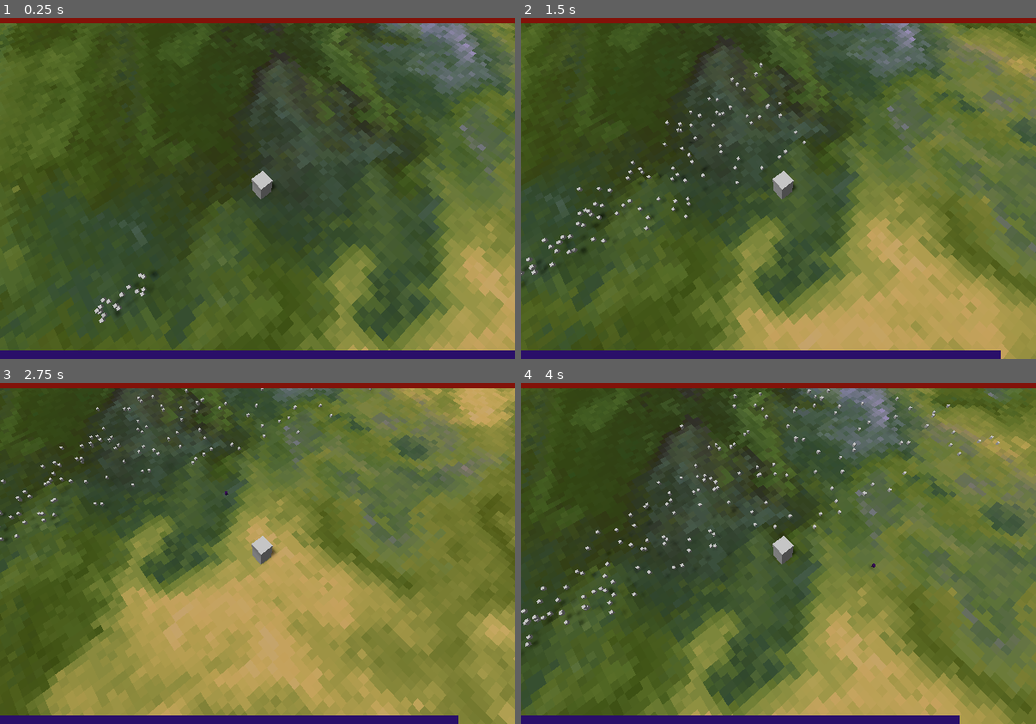
Above: before the commit, frames 1-4 (two rows, left to right).
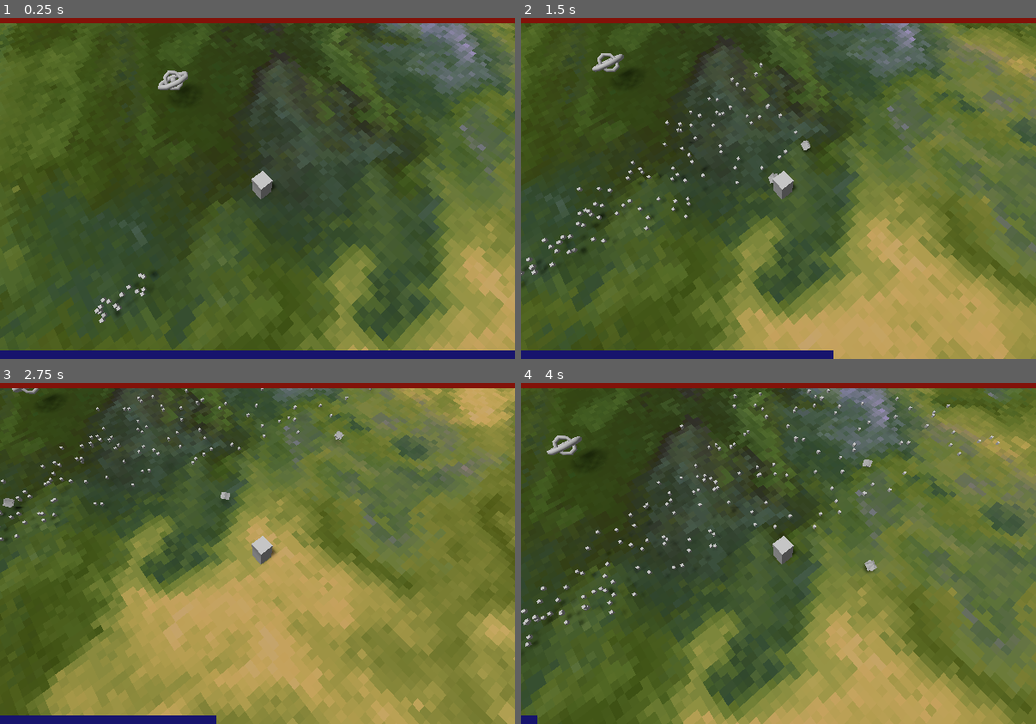
Above: after the commit, the same moments.

Repository: DominicSimone/particle-wizard
Game: Godot game, scene res://main.tscn
Two runs of this game, one before a commit and one after it. Both use one fixed random seed, a clock stepped at 60 frames per second and the inputs below.
Inputs (mouse positions are in pixels of both pictures, inside the frame that each line leads up to):
- Up to frame 1 (0.25 s): no input
- Up to frame 2 (1.5 s): move the mouse to (891, 171) at 0.52 s; hold D (move_right) 0.53-1.28 s; click (891, 171) at 0.67 s; move the mouse to (675, 205) at 1.27 s; hold S (move_backward) from 1.28 s (still down); click (675, 205) at 1.42 s
- Up to frame 3 (2.75 s): move the mouse to (309, 475) at 2.02 s; release S (move_backward) at 2.03 s; hold D (move_right) from 2.03 s (still down); click (309, 475) at 2.17 s
- Up to frame 4 (4 s): move the mouse to (752, 621) at 2.77 s; release D (move_right) at 2.78 s; hold W (move_forward) 2.78-3.53 s; click (752, 621) at 2.92 s; move the mouse to (933, 604) at 3.52 s; hold A (move_left) from 3.53 s (still down); click (933, 604) at 3.67 s

The runs differ from the first frame. In frame 1, 0.3% of the frame differs, in the area x 30-37%, y 15-23%; in frame 2, 1.1%; in frame 3, 1.4%; in frame 4, 2.4%, in the area x 3-86%, y 15-100%.

Commit message:
Basic player projectile, enemy look, low mana animation

Diff:
--- /dev/null
+++ b/MainUI.gd
@@ -0,0 +1,15 @@
+extends Control
+
+onready var mana_anim: AnimationPlayer = get_node("Mana/AnimationPlayer")
+onready var health_bar: ProgressBar = get_node("Health")
+onready var mana_bar: ProgressBar = get_node("Mana")
+
+func set_mana(v: float):
+	mana_bar.value = v
+
+func set_health(v: float):
+	health_bar.value = v
+
+func not_enough_mana():
+	mana_anim.seek(0)
+	mana_anim.play("Low_Mana")
--- /dev/null
+++ b/PlayerShot.tscn
@@ -0,0 +1,85 @@
+[gd_scene load_steps=5 format=2]
+
+[ext_resource path="res://scripts/PlayerShot.gd" type="Script" id=1]
+
+[sub_resource type="SphereShape" id=33]
+radius = 0.436799
+
+[sub_resource type="Animation" id=34]
+length = 0.001
+tracks/0/type = "value"
+tracks/0/path = NodePath("CSGBox2:rotation_degrees")
+tracks/0/interp = 1
+tracks/0/loop_wrap = true
+tracks/0/imported = false
+tracks/0/enabled = true
+tracks/0/keys = {
+"times": PoolRealArray( 0 ),
+"transitions": PoolRealArray( 1 ),
+"update": 0,
+"values": [ Vector3( -30, -60, -45 ) ]
+}
+tracks/1/type = "value"
+tracks/1/path = NodePath("CSGBox:rotation_degrees")
+tracks/1/interp = 1
+tracks/1/loop_wrap = true
+tracks/1/imported = false
+tracks/1/enabled = true
+tracks/1/keys = {
+"times": PoolRealArray( 0 ),
+"transitions": PoolRealArray( 1 ),
+"update": 0,
+"values": [ Vector3( -30, 0, -45 ) ]
+}
+
+[sub_resource type="Animation" id=35]
+resource_name = "Spin"
+length = 2.0
+loop = true
+tracks/0/type = "value"
+tracks/0/path = NodePath("CSGBox:rotation_degrees")
+tracks/0/interp = 1
+tracks/0/loop_wrap = true
+tracks/0/imported = false
+tracks/0/enabled = true
+tracks/0/keys = {
+"times": PoolRealArray( 0, 1, 2 ),
+"transitions": PoolRealArray( 1, 1, 1 ),
+"update": 0,
+"values": [ Vector3( -30, 0, -45 ), Vector3( -30, 180, -45 ), Vector3( -30, 360, -45 ) ]
+}
+tracks/1/type = "value"
+tracks/1/path = NodePath("CSGBox2:rotation_degrees")
+tracks/1/interp = 1
+tracks/1/loop_wrap = true
+tracks/1/imported = false
+tracks/1/enabled = true
+tracks/1/keys = {
+"times": PoolRealArray( 0, 1, 2 ),
+"transitions": PoolRealArray( 1, 1, 1 ),
+"update": 0,
+"values": [ Vector3( -30, -45, -45 ), Vector3( -30, -225, -45 ), Vector3( -30, -405, -45 ) ]
+}
+
+[node name="PlayerShot" type="KinematicBody"]
+script = ExtResource( 1 )
+
+[node name="CollisionShape" type="CollisionShape" parent="."]
+shape = SubResource( 33 )
+
+[node name="CSGBox" type="CSGBox" parent="."]
+transform = Transform( 0.707106, 0.707106, 0, -0.612372, 0.612372, 0.5, 0.353553, -0.353553, 0.866025, 0, 0, 0 )
+width = 0.5
+height = 0.5
+depth = 0.5
+
+[node name="CSGBox2" type="CSGBox" parent="."]
+transform = Transform( 0.0473671, 0.659739, -0.75, -0.612372, 0.612372, 0.5, 0.789149, 0.435595, 0.433013, 0, 0, 0 )
+width = 0.5
+height = 0.5
+depth = 0.5
+
+[node name="AnimationPlayer" type="AnimationPlayer" parent="."]
+autoplay = "Spin"
+anims/RESET = SubResource( 34 )
+anims/Spin = SubResource( 35 )
--- a/main.tscn
+++ b/main.tscn
@@ -1,18 +1,50 @@
-[gd_scene load_steps=19 format=2]
+[gd_scene load_steps=24 format=2]
 
 [ext_resource path="res://textures/temp ground.png" type="Texture" id=1]
 [ext_resource path="res://scripts/PlayerController.gd" type="Script" id=2]
+[ext_resource path="res://scripts/Enemy.gd" type="Script" id=3]
 [ext_resource path="res://scripts/ParticleCollisions.gd" type="Script" id=4]
 [ext_resource path="res://beam.gdshader" type="Shader" id=5]
 [ext_resource path="res://scripts/ParticleEntity.gd" type="Script" id=6]
+[ext_resource path="res://MainUI.gd" type="Script" id=7]
 
 [sub_resource type="StyleBoxFlat" id=32]
 bg_color = Color( 0.513726, 0.0745098, 0.0392157, 1 )
 
 [sub_resource type="StyleBoxEmpty" id=31]
 
-[sub_resource type="StyleBoxFlat" id=30]
-bg_color = Color( 0.168627, 0.0627451, 0.415686, 1 )
+[sub_resource type="StyleBoxFlat" id=34]
+bg_color = Color( 0.0941176, 0.0823529, 0.431373, 1 )
+
+[sub_resource type="Animation" id=35]
+resource_name = "Low_Mana"
+tracks/0/type = "value"
+tracks/0/path = NodePath("Mana:custom_styles/fg:bg_color")
+tracks/0/interp = 1
+tracks/0/loop_wrap = true
+tracks/0/imported = false
+tracks/0/enabled = true
+tracks/0/keys = {
+"times": PoolRealArray( 0, 0.2, 0.4, 0.6, 0.8 ),
+"transitions": PoolRealArray( 1, 1, 1, 1, 1 ),
+"update": 0,
+"values": [ Color( 0.0941176, 0.0823529, 0.431373, 1 ), Color( 0.619608, 0.266667, 0.862745, 1 ), Color( 0.0941176, 0.0823529, 0.431373, 1 ), Color( 0.619608, 0.266667, 0.862745, 1 ), Color( 0.0941176, 0.0823529, 0.431373, 1 ) ]
+}
+
+[sub_resource type="Animation" id=36]
+length = 0.001
+tracks/0/type = "value"
+tracks/0/path = NodePath("Mana:custom_styles/fg:bg_color")
+tracks/0/interp = 1
+tracks/0/loop_wrap = true
+tracks/0/imported = false
+tracks/0/enabled = true
+tracks/0/keys = {
+"times": PoolRealArray( 0 ),
+"transitions": PoolRealArray( 1 ),
+"update": 0,
+"values": [ Color( 0.0941176, 0.0823529, 0.431373, 1 ) ]
+}
 
 [sub_resource type="BoxShape" id=29]
 extents = Vector3( 128.184, 127.235, 0.267175 )
@@ -94,6 +126,9 @@
 gravity = Vector3( 0, 0, 0 )
 initial_velocity = 15.0
 
+[sub_resource type="SphereShape" id=33]
+radius = 1.38596
+
 [node name="Spatial" type="Spatial"]
 
 [node name="DirectionalLight" type="DirectionalLight" parent="."]
@@ -105,6 +140,7 @@
 anchor_right = 1.0
 anchor_bottom = 1.0
 mouse_filter = 2
+script = ExtResource( 7 )
 
 [node name="Health" type="ProgressBar" parent="Control"]
 anchor_right = 1.0
@@ -119,10 +155,16 @@
 anchor_right = 1.0
 anchor_bottom = 1.0
 margin_top = -10.0
-custom_styles/fg = SubResource( 30 )
+rect_pivot_offset = Vector2( 299, 6 )
+custom_styles/fg = SubResource( 34 )
 custom_styles/bg = SubResource( 31 )
 value = 50.0
 percent_visible = false
+
+[node name="AnimationPlayer" type="AnimationPlayer" parent="Control/Mana"]
+root_node = NodePath("../..")
+anims/Low_Mana = SubResource( 35 )
+anims/RESET = SubResource( 36 )
 
 [node name="ColorRect" type="ColorRect" parent="Control"]
 visible = false
@@ -191,8 +233,7 @@
 [node name="Player" type="Spatial" parent="."]
 transform = Transform( 1, 0, 0, 0, 1, 0, 0, 0, 1, 0, 1.07806, 0 )
 script = ExtResource( 2 )
-health_bar_path = NodePath("../Control/Health")
-mana_bar_path = NodePath("../Control/Mana")
+ui_path = NodePath("../Control")
 
 [node name="Camera" type="Camera" parent="Player"]
 transform = Transform( 0.629225, -0.716646, 0.300823, 0, 0.387049, 0.922059, -0.777223, -0.580183, 0.243541, 5.12004, 15.967, 4.55016 )
@@ -244,4 +285,30 @@
 process_material = SubResource( 12 )
 draw_pass_1 = SubResource( 14 )
 
+[node name="Enemy" type="Spatial" parent="."]
+transform = Transform( 1, 0, 0, 0, 1, 0, 0, 0, 1, -11.3508, 2.04393, 0 )
+script = ExtResource( 3 )
+
+[node name="Outer Ring" type="CSGTorus" parent="Enemy"]
+transform = Transform( 0.866025, -0.5, 0, 0.5, 0.866025, 0, 0, 0, 1, 0, -4.76837e-07, 0 )
+inner_radius = 1.0
+outer_radius = 1.4
+
+[node name="Inner Ring" type="CSGTorus" parent="Enemy"]
+transform = Transform( -0.713075, 0.701028, 0.00910928, 0.699051, 0.711934, -0.0669095, -0.0533907, -0.0413437, -0.997717, 0, -4.76837e-07, 0 )
+inner_radius = 0.5
+outer_radius = 0.8
+
+[node name="Core" type="CSGSphere" parent="Enemy"]
+radius = 0.25
+radial_segments = 8
+rings = 4
+
+[node name="Area" type="Area" parent="Enemy"]
+input_ray_pickable = false
+
+[node name="CollisionShape" type="CollisionShape" parent="Enemy/Area"]
+shape = SubResource( 33 )
+
 [connection signal="input_event" from="Ground/StaticBody" to="Player" method="_on_StaticBody_input_event"]
+[connection signal="body_entered" from="Enemy/Area" to="Enemy" method="_on_Area_body_entered"]
--- /dev/null
+++ b/scripts/Enemy.gd
@@ -0,0 +1,4 @@
+extends Spatial
+
+func _on_Area_body_entered(body: Node) -> void:
+	print("body entered")
--- a/scripts/ParticleCollisions.gd
+++ b/scripts/ParticleCollisions.gd
@@ -4,12 +4,10 @@
 
 # Concept behind particle collisions
 # When a shader detects that a particle is near a collider
-# -> set particle color to 1.0 / 255.0,..,.. (maybe low alpha?)
 # -> move particle position to below ground at origin to be captured by viewport camera
 # -> mark particle to be deleted next frame
 # Viewport will render every frame
-# Read texture every frame and check color of pixels
-# Check color for # of collisions with colliders
+# Read texture every frame and check for pixels
 # Can segment texture into sections to handle multiple (but limited) colliders
 
 func readViewport() -> int:
--- a/scripts/PlayerController.gd
+++ b/scripts/PlayerController.gd
@@ -1,19 +1,21 @@
 extends Spatial
 
 export var speed: float = 10
-export var health_bar_path: NodePath
-export var mana_bar_path: NodePath
-onready var health_bar: ProgressBar = get_node(health_bar_path)
-onready var mana_bar: ProgressBar = get_node(mana_bar_path)
+export var ui_path: NodePath
+onready var ui: Control = get_node(ui_path)
 
 onready var camera = get_node("Camera")
 onready var grav_scene := preload("res://Grav Projectile.tscn")
+onready var shot_scene := preload("res://PlayerShot.tscn")
 
 var grav_ball
 var grav_out: bool = false
+var grav_cost: float = 10
+var shot_cost: float = 20
 
 var health: float = 100
 var mana: float = 100
+var mana_recycle_ratio: float = 0.25
 
 # Called when the node enters the scene tree for the first time.
 func _ready():
@@ -27,7 +29,7 @@
 
 func mana_cost(delta):
 	if grav_out:
-		mana -= delta * 10
+		mana -= delta * grav_cost
 	if mana < 0:
 		retrieve_ball()
 		mana = 0
@@ -38,32 +40,47 @@
 
 func particleCollisions(num: int):
 	health -= num
+	mana += num * mana_recycle_ratio
 
 func update_ui():
-	health_bar.value = health
-	mana_bar.value = mana
+	ui.set_health(health)
+	ui.set_mana(mana)
 
 func movement(delta):
 	var dir = Vector3()
 	var inputMoveVector = Vector2()
 
 	var aim = camera.transform.basis
-	if Input.is_action_pressed("move_forward"):
-		inputMoveVector.y += 1
-	if Input.is_action_pressed("move_backward"):
-		inputMoveVector.y -= 1
-	if Input.is_action_pressed("move_left"):
-		inputMoveVector.x -= 1
-	if Input.is_action_pressed("move_right"):
-		inputMoveVector.x += 1
 
+	inputMoveVector.x = Input.get_action_strength("move_right") - Input.get_action_strength("move_left")
+	inputMoveVector.y = Input.get_action_strength("move_forward") - Input.get_action_strength("move_backward")
 	inputMoveVector = inputMoveVector.normalized()
+
 	dir += -aim.z * inputMoveVector.y
 	dir += aim.x * inputMoveVector.x
 	dir.y = 0
 	dir = dir.normalized() * speed * delta
 
 	transform = transform.translated(dir)
+
+func cast_grav(target):
+	if grav_ball == null:
+		grav_ball = grav_scene.instance()
+		get_tree().root.add_child(grav_ball)
+	if grav_out:
+		retrieve_ball()
+	else:
+		send_ball(target)
+
+func cast_shot(target):
+	if mana > shot_cost:
+		mana -= shot_cost
+		var new_shot = shot_scene.instance()
+		get_tree().root.add_child(new_shot)
+		new_shot.translation = translation
+		new_shot.set_target(target)
+	else:
+		ui.not_enough_mana()
 
 func send_ball(target):
 	grav_out = true
@@ -78,10 +95,7 @@
 func _on_StaticBody_input_event(camera: Node, event: InputEvent, position: Vector3, normal: Vector3, shape_idx: int) -> void:
 	if event is InputEventMouseButton:
 		if event.pressed:
-			if grav_ball == null:
-				grav_ball = grav_scene.instance()
-				get_tree().root.add_child(grav_ball)
-			if grav_out:
-				retrieve_ball()
-			else:
-				send_ball(position)
+			if event.button_index == BUTTON_RIGHT:
+				cast_grav(position)
+			if event.button_index == BUTTON_LEFT:
+				cast_shot(position)
--- /dev/null
+++ b/scripts/PlayerShot.gd
@@ -0,0 +1,14 @@
+extends KinematicBody
+
+export var speed: float = 10
+export var lifetime: float = 5
+var target_dir: Vector3
+
+func set_target(t: Vector3):
+	target_dir = (t - translation).normalized()
+
+func _physics_process(delta: float) -> void:
+	move_and_collide(target_dir * speed * delta)
+	lifetime -= delta
+	if lifetime < 0:
+		call_deferred("queue_free")
--- a/scripts/Window.gd
+++ b/scripts/Window.gd
@@ -7,7 +7,6 @@
 
 func _input(event):
 	if event.is_action_pressed("ui_cancel"):
-		print("ui cancel")
 		get_tree().quit()
 	if event.is_action_pressed("fullscreen_toggle"):
 		OS.window_fullscreen = !OS.window_fullscreen
